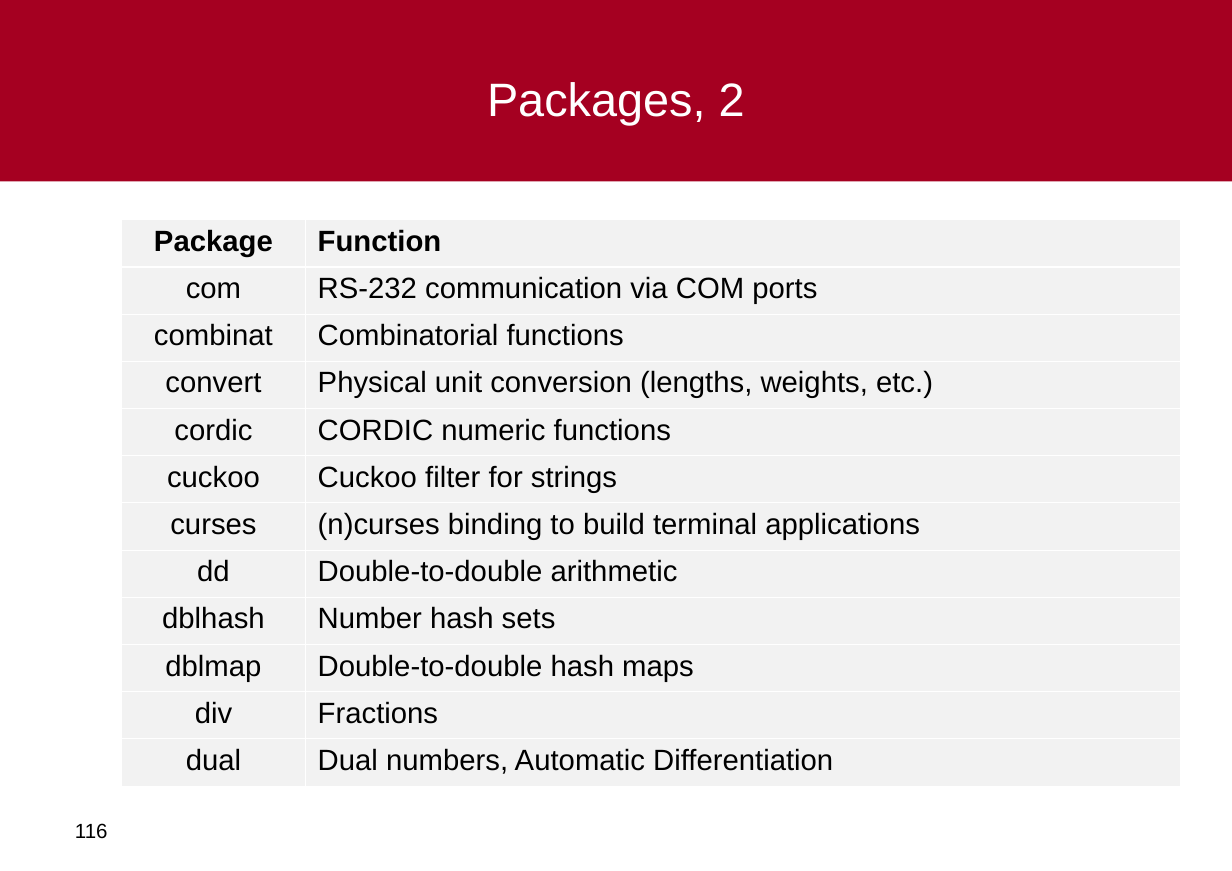
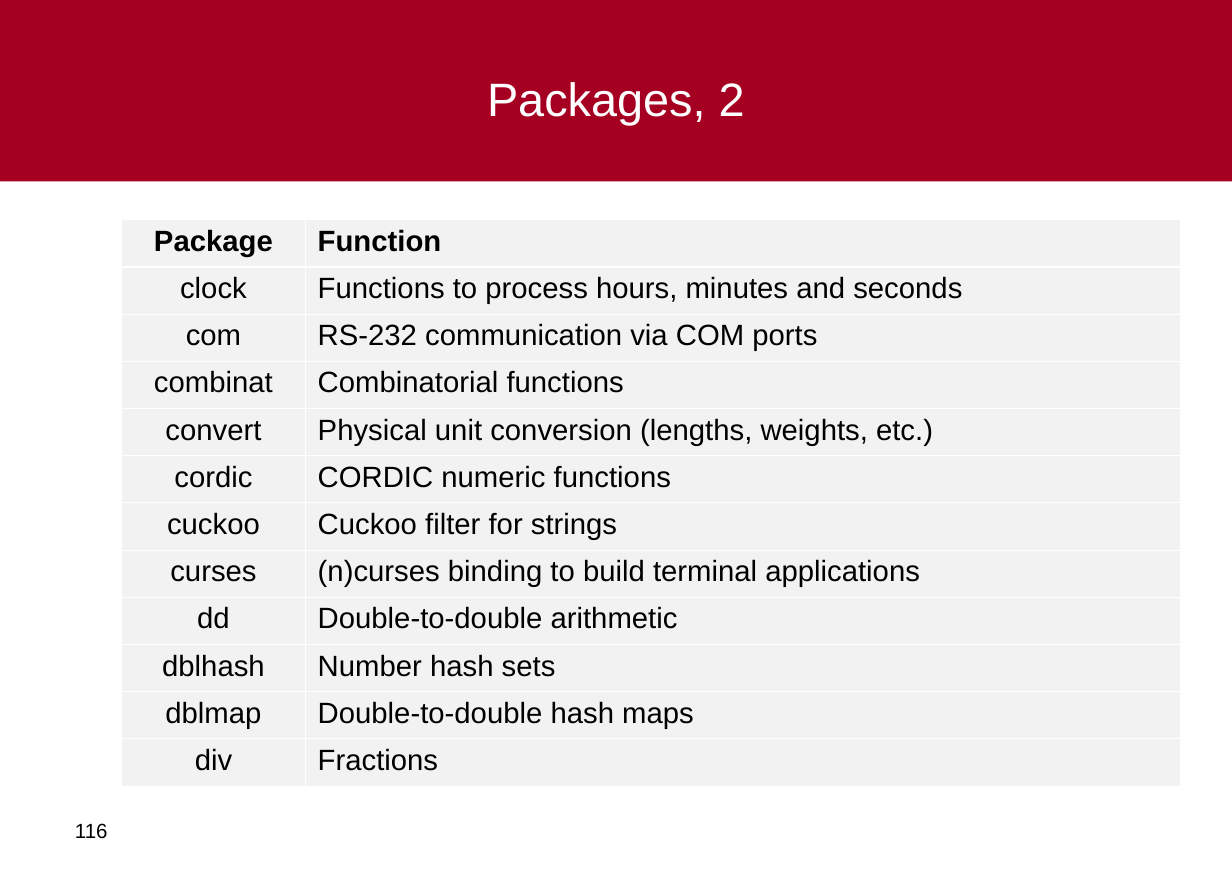
Before and after one commit to al-agena/Agena, a slide deck: slide 116 of doc/agena-crashcourse.ppt. Drawn at 1232x871 pixels with LibreOffice and Linux fonts; fonts in the diff are those of the drawing; background and template pictures are left out. Boxes give left, top, right and bottom in pixels: in the first picture for what was removed or moved away, otherwise in the second. Text is boxed around its words. In the diff, an @@ line names an element or a change of style, - is before the commit and + after.

```diff
--- a/doc/agena-crashcourse.ppt
+++ b/doc/agena-crashcourse.ppt
@@ table at [121, 219, 1180, 784] @@
+row 2: clock | Functions to process hours, minutes and seconds
-row 12: dual | Dual numbers, Automatic Differentiation
```
Also in this commit, not shown: 10 other slides changed, 4 other files.
